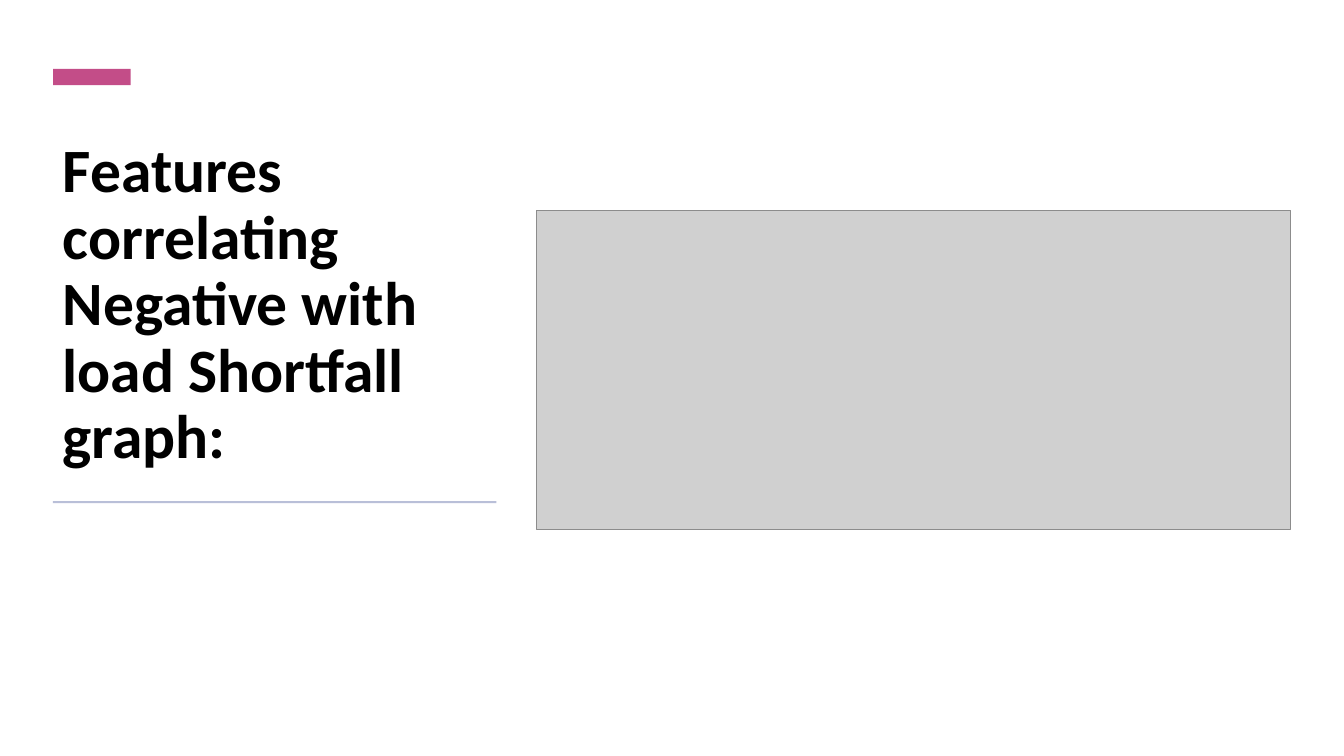
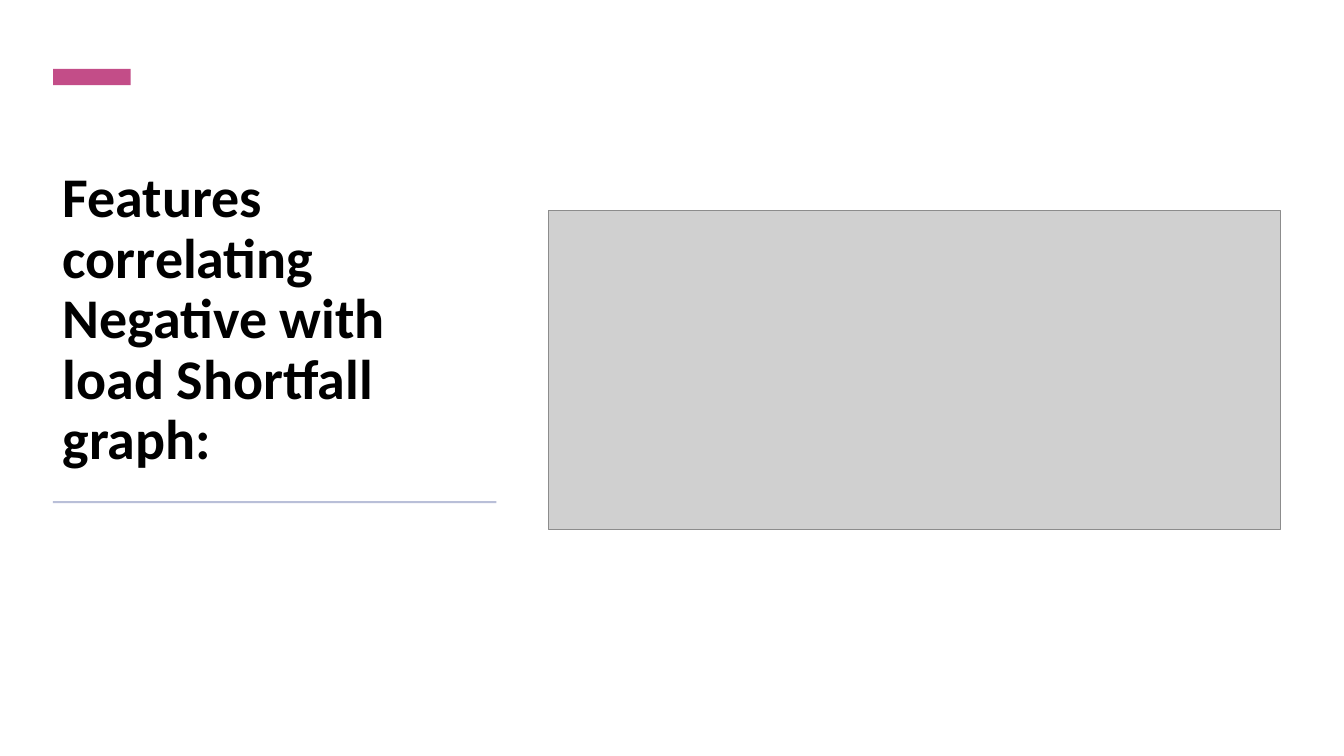
Before and after one commit to kmsekgothe/load-shortfall-regression-predict-api, a slide deck: slide 10 of Team 14 .pptx. Drawn at 1344x756 pixels with LibreOffice and Linux fonts; fonts in the diff are those of the drawing; grey boxes stand for pictures. Boxes give left, top, right and bottom in pixels: in the first picture for what was removed or moved away, otherwise in the second. Text is boxed around its words. In the diff, an @@ line names an element or a change of style, - is before the commit and + after.

```diff
--- a/Team 14 .pptx
+++ b/Team 14 .pptx
@@ title "Features correlating Negative with load ..." at [63,180,385,469]: size 44 to 40 pt @@
@@ picture: place and size @@
-picture at [536,211,1292,529]
+picture at [549,211,1281,529]
```
Also in this commit, not shown: 17 other slides changed, 2 slides added, 2 slides removed.
